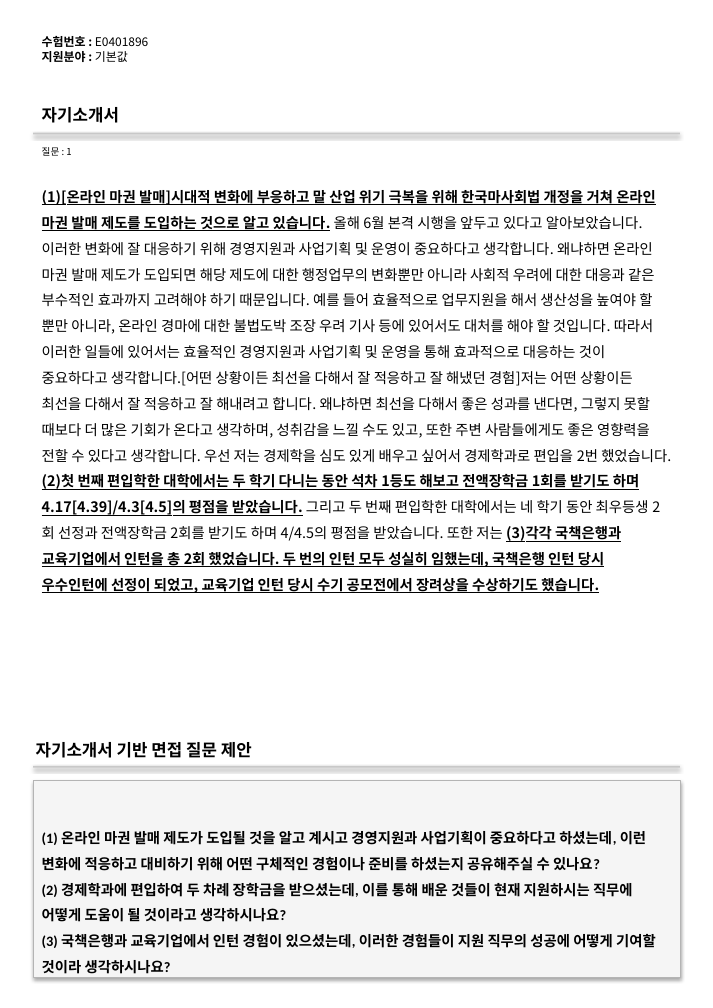
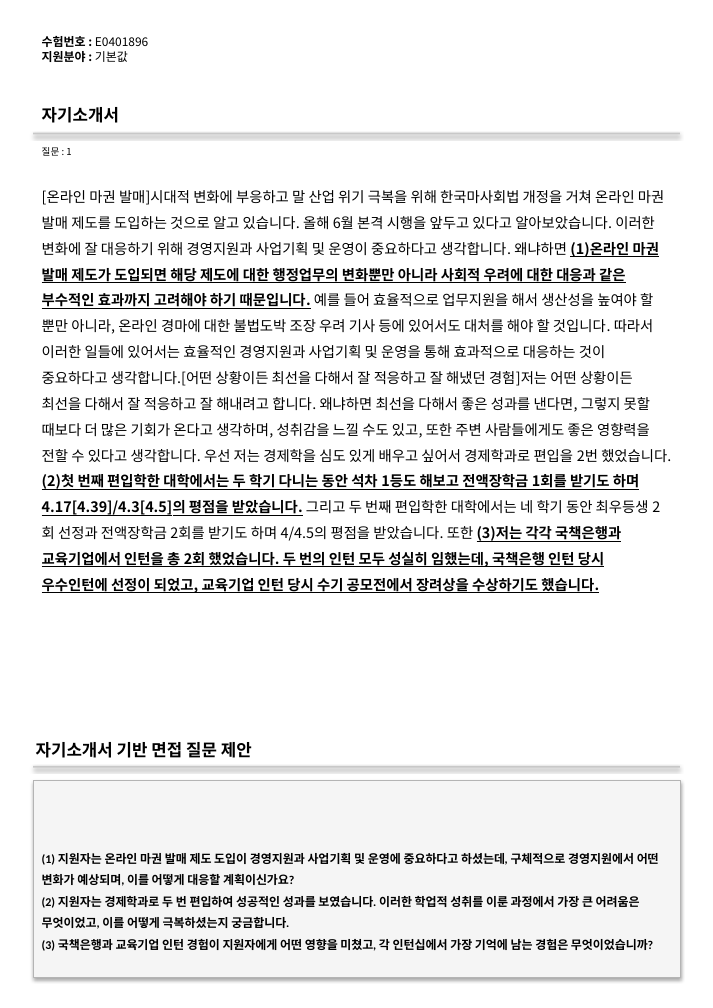
Before and after one commit to DaeGul2/isbr-auto-questionnaire, a slide deck: slide 1 of flask-server/outputs/output.pptx. Drawn at 713x1008 pixels with LibreOffice and Linux fonts; fonts in the diff are those of the drawing. Boxes give left, top, right and bottom in pixels: in the first picture for what was removed or moved away, otherwise in the second. Text is boxed around its words. In the diff, an @@ line names an element or a change of style, - is before the commit and + after.

```diff
--- a/flask-server/outputs/output.pptx
+++ b/flask-server/outputs/output.pptx
@@ text at box(42, 190, 671, 593): text changed @@
-(1)[온라인 마권 발매]시대적 변화에 부응하고 말 산업 위기 극복을 위해 한국마사회법 개정을 거쳐 온라인 마권 발매 제도를 도입하는 것으로 알고 있습니다. 올해 6월 본격 시행을 앞두고 있다고 알아보았습니다. 이러한 변화에 잘 대응하기 위해 경영지원과 사업기획 및 운영이 중요하다고 생각합니다. 왜냐하면 온라인 마권 발매 제도가 도입되면 해당 제도에 대한 행정업무의 변화뿐만 아니라 사회적 우려에 대한 대응과 같은 부수적인 효과까지 고려해야 하기 때문입니다. 예를 들어 효율적으로 업무지원을 해서 생산성을 높여야 할 뿐만 아니라, 온라인 경마에 대한 불법도박 조장 우려 기사 등에 있어서도 대처를 해야 할 것입니다. 따라서 이러한 일들에 있어서는 효율적인 경영지원과 사업기획 및 운영을 통해 효과적으로 대응하는 것이 중요하다고 생각합니다.[어떤 상황이든 최선을 다해서 잘 적응하고 잘 해냈던 경험]저는 어떤 상황이든 최선을 다해서 잘 적응하고 잘 해내려고 합니다. 왜냐하면 최선을 다해서 좋은 성과를 낸다면, 그렇지 못할 때보다 더 많은 기회가 온다고 생각하며, 성취감을 느낄 수도 있고, 또한 주변 사람들에게도 좋은 영향력을 전할 수 있다고 생각합니다. 우선 저는 경제학을 심도 있게 배우고 싶어서 경제학과로 편입을 2번 했었습니다. (2)첫 번째 편입학한 대학에서는 두 학기 다니는 동안 석차 1등도 해보고 전액장학금 1회를 받기도 하며 4.17[4.39]/4.3[4.5]의 평점을 받았습니다. 그리고 두 번째 편입학한 대학에서는 네 학기 동안 최우등생 2회 선정과 전액장학금 2회를 받기도 하며 4/4.5의 평점을 받았습니다. 또한 저는 (3)각각 국책은행과 교육기업에서 인턴을 총 2회 했었습니다. 두 번의 인턴 모두 성실히 임했는데, 국책은행 인턴 당시 우수인턴에 선정이 되었고, 교육기업 인턴 당시 수기 공모전에서 장려상을 수상하기도 했습니다.
+[온라인 마권 발매]시대적 변화에 부응하고 말 산업 위기 극복을 위해 한국마사회법 개정을 거쳐 온라인 마권 발매 제도를 도입하는 것으로 알고 있습니다. 올해 6월 본격 시행을 앞두고 있다고 알아보았습니다. 이러한 변화에 잘 대응하기 위해 경영지원과 사업기획 및 운영이 중요하다고 생각합니다. 왜냐하면 (1)온라인 마권 발매 제도가 도입되면 해당 제도에 대한 행정업무의 변화뿐만 아니라 사회적 우려에 대한 대응과 같은 부수적인 효과까지 고려해야 하기 때문입니다. 예를 들어 효율적으로 업무지원을 해서 생산성을 높여야 할 뿐만 아니라, 온라인 경마에 대한 불법도박 조장 우려 기사 등에 있어서도 대처를 해야 할 것입니다. 따라서 이러한 일들에 있어서는 효율적인 경영지원과 사업기획 및 운영을 통해 효과적으로 대응하는 것이 중요하다고 생각합니다.[어떤 상황이든 최선을 다해서 잘 적응하고 잘 해냈던 경험]저는 어떤 상황이든 최선을 다해서 잘 적응하고 잘 해내려고 합니다. 왜냐하면 최선을 다해서 좋은 성과를 낸다면, 그렇지 못할 때보다 더 많은 기회가 온다고 생각하며, 성취감을 느낄 수도 있고, 또한 주변 사람들에게도 좋은 영향력을 전할 수 있다고 생각합니다. 우선 저는 경제학을 심도 있게 배우고 싶어서 경제학과로 편입을 2번 했었습니다. (2)첫 번째 편입학한 대학에서는 두 학기 다니는 동안 석차 1등도 해보고 전액장학금 1회를 받기도 하며 4.17[4.39]/4.3[4.5]의 평점을 받았습니다. 그리고 두 번째 편입학한 대학에서는 네 학기 동안 최우등생 2회 선정과 전액장학금 2회를 받기도 하며 4/4.5의 평점을 받았습니다. 또한 (3)저는 각각 국책은행과 교육기업에서 인턴을 총 2회 했었습니다. 두 번의 인턴 모두 성실히 임했는데, 국책은행 인턴 당시 우수인턴에 선정이 되었고, 교육기업 인턴 당시 수기 공모전에서 장려상을 수상하기도 했습니다.
@@ text in rectangle at box(42, 853, 659, 951): text changed; size 12 to 10 pt @@
-(1) 온라인 마권 발매 제도가 도입될 것을 알고 계시고 경영지원과 사업기획이 중요하다고 하셨는데, 이런 변화에 적응하고 대비하기 위해 어떤 구체적인 경험이나 준비를 하셨는지 공유해주실 수 있나요?
-(2) 경제학과에 편입하여 두 차례 장학금을 받으셨는데, 이를 통해 배운 것들이 현재 지원하시는 직무에 어떻게 도움이 될 것이라고 생각하시나요?
-(3) 국책은행과 교육기업에서 인턴 경험이 있으셨는데, 이러한 경험들이 지원 직무의 성공에 어떻게 기여할 것이라 생각하시나요?
+(1) 지원자는 온라인 마권 발매 제도 도입이 경영지원과 사업기획 및 운영에 중요하다고 하셨는데, 구체적으로 경영지원에서 어떤 변화가 예상되며, 이를 어떻게 대응할 계획이신가요?
+(2) 지원자는 경제학과로 두 번 편입하여 성공적인 성과를 보였습니다. 이러한 학업적 성취를 이룬 과정에서 가장 큰 어려움은 무엇이었고, 이를 어떻게 극복하셨는지 궁금합니다.
+(3) 국책은행과 교육기업 인턴 경험이 지원자에게 어떤 영향을 미쳤고, 각 인턴십에서 가장 기억에 남는 경험은 무엇이었습니까?
```
Also in this commit, not shown: 15 other slides changed, 10 other files.
